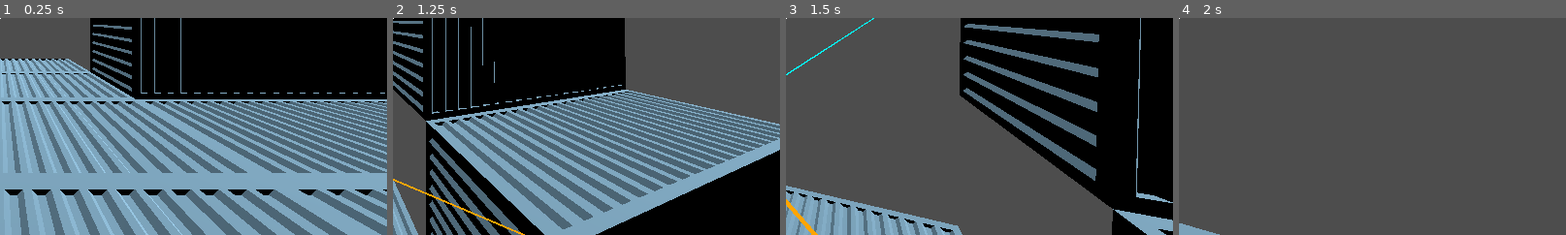
Above: before the commit, frames 1-4 (left to right).
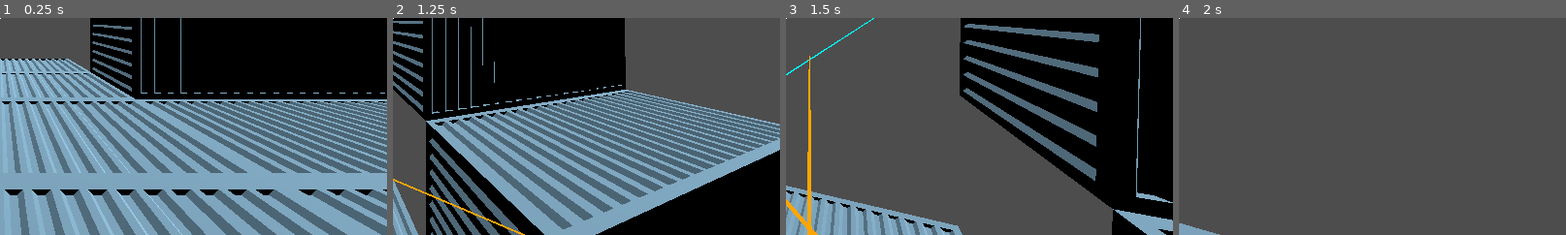
Above: after the commit, the same moments.

Repository: Alex-Fischman/Shipyard
Game: Godot game, scene res://Scenes/Main.tscn
Two runs of this game, one before a commit and one after it. Both use one fixed random seed, a clock stepped at 60 frames per second and the inputs below.
Inputs (mouse positions are % of the whole screen's width and height, from its top left):
- Up to frame 1 (0.25 s): no input
- Up to frame 2 (1.25 s): tap Enter at 0.5 s; move the mouse to (55, 50) at 0.52 s; hold W (move_forward) from 0.53 s (still down); click (55, 50) at 0.67 s; tap Space (jump) at 0.77 s
- Up to frame 3 (1.5 s): keep holding W (move_forward); move the mouse to (45, 50) at 1.27 s; click (45, 50) at 1.42 s
- Up to frame 4 (2 s): keep holding W (move_forward); tap Space (jump) at 1.52 s
The pictures show only the part of the screen within x 50-100%, y 50-100%; the shares and areas given below are measured in that part.

Frames 1-2 are identical in both runs. In frame 3, 0.6% of the frame differs, in the area x 5-7%, y 17-100%; in frame 4, nothing differs.

Commit message:
Add rope from player to grapple point

Diff:
--- a/Scenes/Main.tscn
+++ b/Scenes/Main.tscn
@@ -8,7 +8,6 @@
 
 [node name="Player" parent="." instance=ExtResource("2_h3igg")]
 transform = Transform3D(1, 0, 0, 0, 1, 0, 0, 0, 1, 0, 1, 2)
-MOVE_ACCEL = 50.0
 
 [node name="Floor" type="Node3D" parent="."]
 transform = Transform3D(1, 0, 0, 0, 1, 0, 0, 0, 1, 0, -1, 0)
--- a/Scenes/Player.tscn
+++ b/Scenes/Player.tscn
@@ -14,6 +14,7 @@
 JUMP_DIST = 5.0
 JUMP_HEIGHT = 2.0
 JUMP_TIME = 1.0
+MOVE_ACCEL = 50.0
 ROPE_CAST = NodePath("CameraPosition/RopeCast")
 
 [node name="CollisionShape3D" type="CollisionShape3D" parent="."]
--- a/Scripts/Player.gd
+++ b/Scripts/Player.gd
@@ -6,9 +6,12 @@
 @export var MOVE_ACCEL: float
 
 @export var ROPE_CAST: ShapeCast3D
+var ROPE_WITH_ENDPOINTS: PackedScene = preload("res://Scenes/RopeWithEndpoints.tscn")
 
-var current_target: Node = null
 var mouse_down: bool = false
+var current_target: Node3D = null
+var grapple_rope: Node3D = null
+var grapple_point: Vector3
 
 func _physics_process(delta: float) -> void:
 	var MOVE_SPEED: float = JUMP_DIST / JUMP_TIME
@@ -39,11 +42,21 @@
 			if ROPE_CAST.is_colliding():
 				current_target = ROPE_CAST.get_collider(0)
 				current_target = current_target.get_parent()
+				grapple_rope = ROPE_WITH_ENDPOINTS.instantiate()
+				grapple_point = ROPE_CAST.get_collision_point(0)
+				self.get_tree().get_root().add_child(grapple_rope)
 
 		if current_target != null:
 			current_target.get_node("StaticBody3D").call("targeted")
+			var a: Node3D = grapple_rope.get_node("A")
+			a.global_position = self.global_position
+			var b: Node3D = grapple_rope.get_node("B")
+			b.global_position = grapple_point
 	else:
-		current_target = null
+		if current_target != null:
+			grapple_rope.queue_free()
+			current_target = null
+			grapple_rope = null
 
 func _unhandled_input(event: InputEvent) -> void:
 	if event is InputEventMouseButton:
--- a/Scripts/Targetable.gd
+++ b/Scripts/Targetable.gd
@@ -18,7 +18,7 @@
 func targeted() -> void:
 	last_targeted = Time.get_unix_time_from_system()
 
-func _process(delta: float) -> void:
+func _process(_delta: float) -> void:
 	var elapsed: float = Time.get_unix_time_from_system() - last_targeted
 	var threshold: float = self.get_physics_process_delta_time() * 2.0
 	MESH.material_override = on_material if elapsed < threshold else off_material
